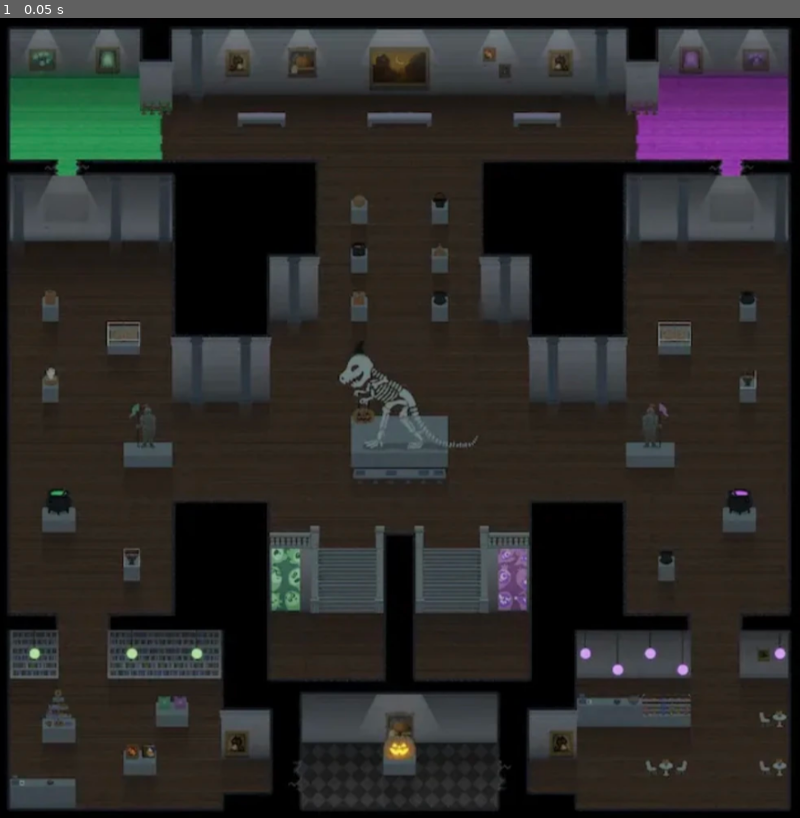
Above: before the commit, frame 1.
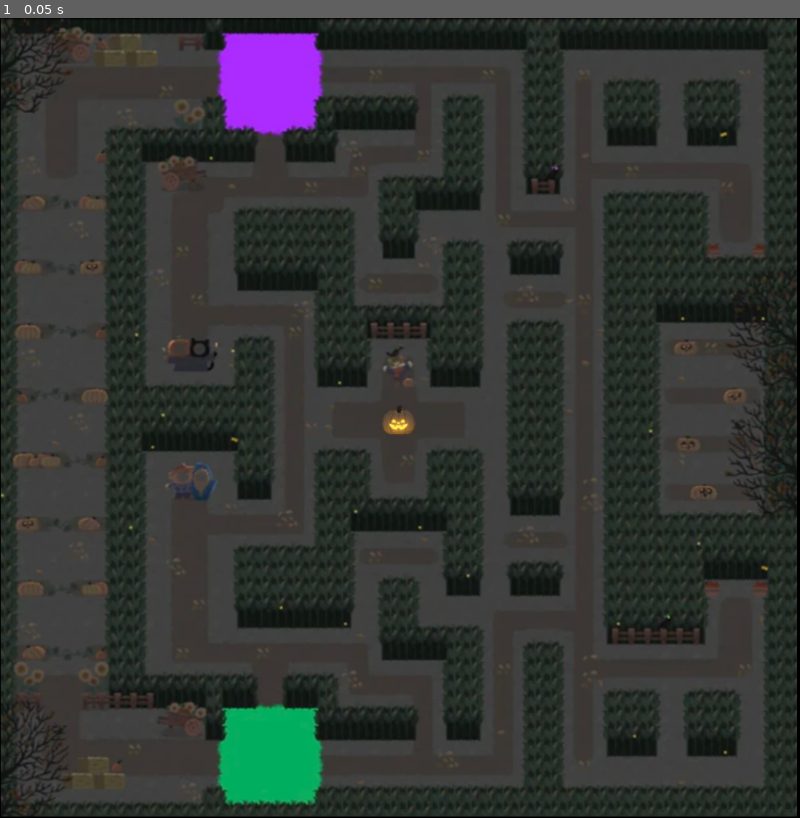
Above: after the commit, the same moment.

Repository: tmssni/Ghoul-Duel
Game: Godot game, scene res://map.tscn
The game is run twice, just before and just after one commit, with the same random seed, the same clock (stepped at 60 frames per second) and the same inputs. The project has no main scene, so this scene is started directly.
Inputs:
- Up to frame 1 (0.05 s): no input

The runs differ from the first frame. In frame 1, 62% of the frame differs, in the area x 0-100%, y 0-100%.

Commit message:
Corn Maze + Static Scene

Diff:
--- /dev/null
+++ b/ghoul-duel/main.tscn
@@ -0,0 +1,9 @@
+[gd_scene load_steps=2 format=3 uid="uid://du0m5mjfeksa"]
+
+[sub_resource type="SpriteFrames" id="SpriteFrames_pherw"]
+
+[node name="Player" type="Area2D"]
+metadata/_edit_group_ = true
+
+[node name="AnimatedSprite2D" type="AnimatedSprite2D" parent="."]
+sprite_frames = SubResource("SpriteFrames_pherw")
--- a/ghoul-duel/map.tscn
+++ b/ghoul-duel/map.tscn
@@ -1,6 +1,7 @@
-[gd_scene load_steps=2 format=3 uid="uid://d22ua768eocej"]
+[gd_scene load_steps=3 format=3 uid="uid://d22ua768eocej"]
 
-[ext_resource type="Texture2D" uid="uid://dy28lpreafc5r" path="res://assets/maps/Museum.png" id="1_nx7wj"]
+[ext_resource type="Texture2D" uid="uid://herroa7t3mqh" path="res://assets/maps/corn-maze.png" id="1_witte"]
+[ext_resource type="PackedScene" uid="uid://dxyjcx3jb1yur" path="res://static_body_2d.tscn" id="2_51l00"]
 
 [node name="map" type="Node"]
 
@@ -9,6 +10,9 @@
 offset_bottom = 1062.0
 color = Color(0, 0, 0, 1)
 
-[node name="Museum" type="Sprite2D" parent="."]
-position = Vector2(531, 532)
-texture = ExtResource("1_nx7wj")
+[node name="Corn-maze" type="Sprite2D" parent="."]
+position = Vector2(530, 530)
+texture = ExtResource("1_witte")
+
+[node name="StaticBody2D" parent="." instance=ExtResource("2_51l00")]
+position = Vector2(529, 537)
--- /dev/null
+++ b/ghoul-duel/static_body_2d.tscn
@@ -0,0 +1,20 @@
+[gd_scene load_steps=3 format=3 uid="uid://dxyjcx3jb1yur"]
+
+[ext_resource type="Texture2D" uid="uid://beas5q4hj1qje" path="res://assets/collision objects/Screenshot_2024-12-09_142221-removebg-preview.png" id="1_uueaq"]
+
+[sub_resource type="CapsuleShape2D" id="CapsuleShape2D_wwjrj"]
+radius = 15.0
+height = 46.0
+
+[node name="StaticBody2D" type="StaticBody2D"]
+
+[node name="Screenshot2024-12-09142221-removebg-preview" type="Sprite2D" parent="."]
+position = Vector2(1, 0)
+scale = Vector2(0.197605, 0.178922)
+texture = ExtResource("1_uueaq")
+
+[node name="CollisionShape2D" type="CollisionShape2D" parent="."]
+position = Vector2(1, 1)
+rotation = -1.5708
+scale = Vector2(1, 1)
+shape = SubResource("CapsuleShape2D_wwjrj")
Binary file added: ghoul-duel/assets/collision objects/Screenshot_2024-12-09_142221-removebg-preview.png
Not shown, added: ghoul-duel/assets/collision objects/Screenshot_2024-12-09_142221-removebg-preview.png.import
Binary file added: ghoul-duel/assets/collision objects/Screenshot_2024-12-09_143843-removebg-preview.png
Not shown, added: ghoul-duel/assets/collision objects/Screenshot_2024-12-09_143843-removebg-preview.png.import
Binary file added: ghoul-duel/assets/maps/corn-maze.png
Not shown, added: ghoul-duel/assets/maps/corn-maze.png.import
